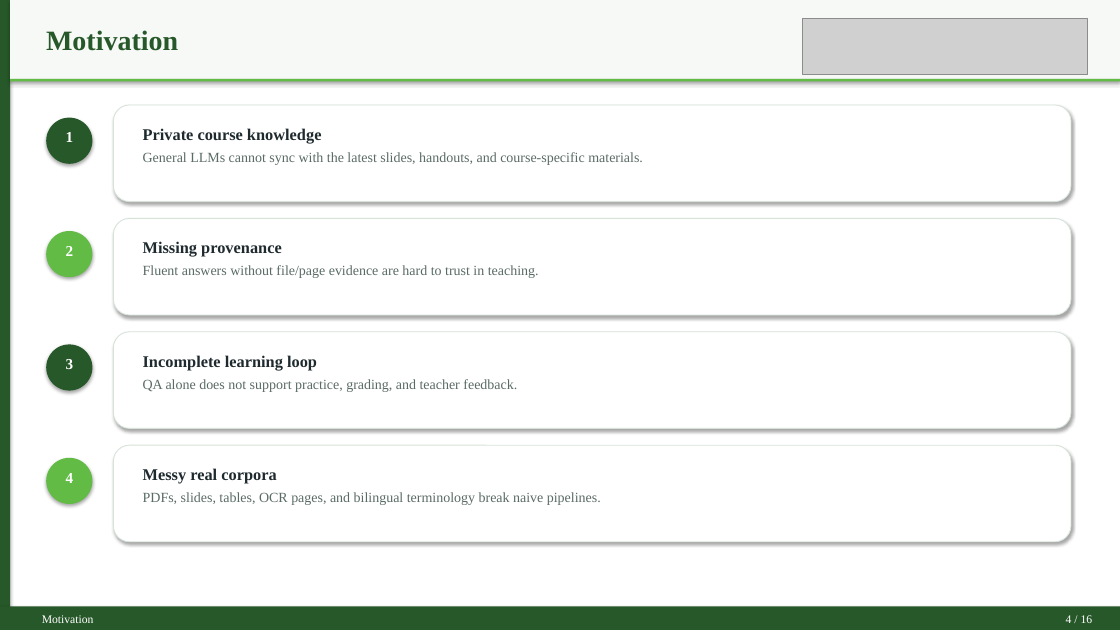
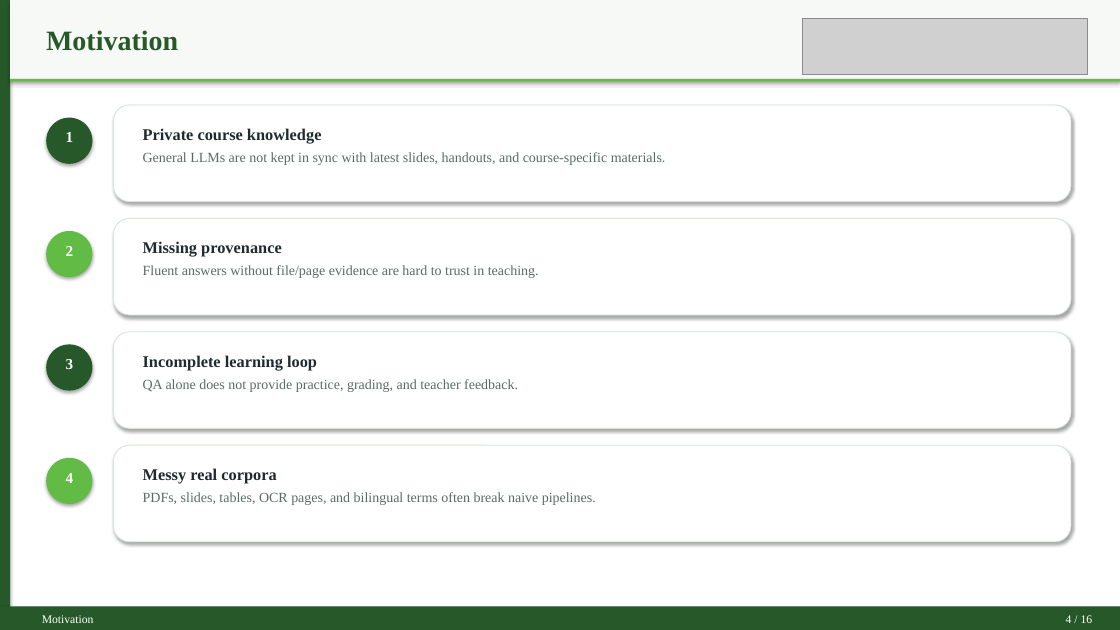
Before and after one commit to JinYue-star/ForRag, a slide deck: slide 4 of docs/Jin_Yue_3036494489_Final_Defense_Clean_TNR.pptx. Drawn at 1120x630 pixels with LibreOffice and Linux fonts; fonts in the diff are those of the drawing; grey boxes stand for pictures. Boxes give left, top, right and bottom in pixels: in the first picture for what was removed or moved away, otherwise in the second. Text is boxed around its words. In the diff, an @@ line names an element or a change of style, - is before the commit and + after.

```diff
--- a/docs/Jin_Yue_3036494489_Final_Defense_Clean_TNR.pptx
+++ b/docs/Jin_Yue_3036494489_Final_Defense_Clean_TNR.pptx
@@ text at bbox=[143, 152, 666, 165]: text changed @@
-General LLMs cannot sync with the latest slides, handouts, and course-specific materials.
+General LLMs are not kept in sync with latest slides, handouts, and course-specific materials.
@@ text at bbox=[143, 379, 518, 392]: text changed @@
-QA alone does not support practice, grading, and teacher feedback.
+QA alone does not provide practice, grading, and teacher feedback.
@@ text at bbox=[143, 492, 596, 505]: text changed @@
-PDFs, slides, tables, OCR pages, and bilingual terminology break naive pipelines.
+PDFs, slides, tables, OCR pages, and bilingual terms often break naive pipelines.
```
Also in this commit, not shown: 9 other slides changed, 14 other files.
